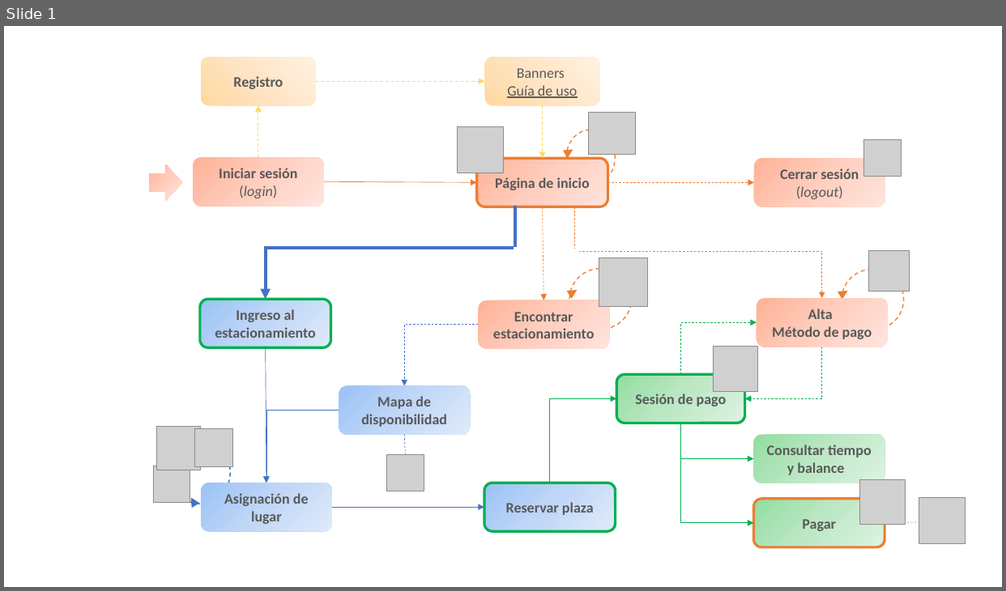
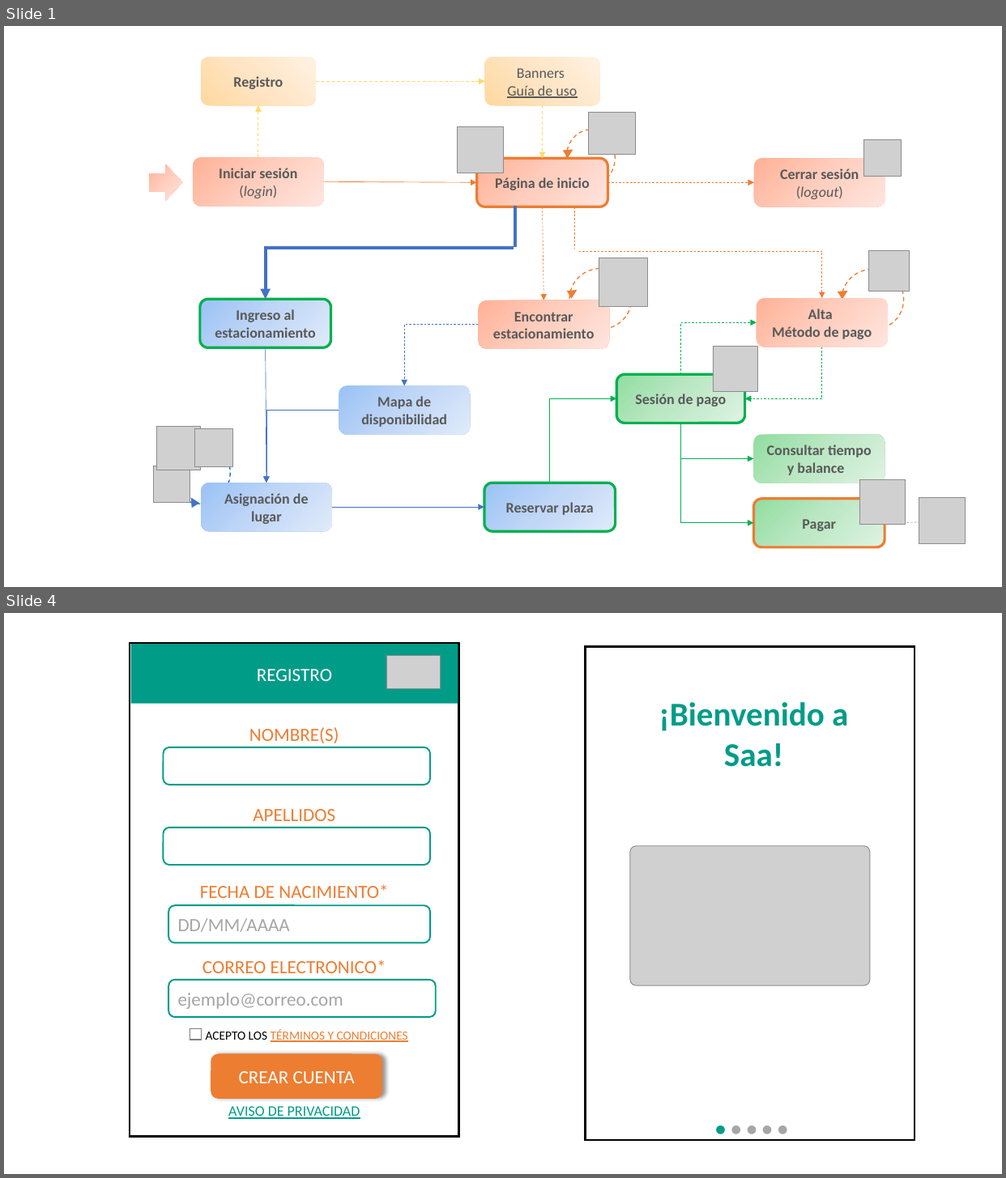
Before and after one commit to ajbeem/iotserver, a slide deck: documentation/MapaNavegacion.pptm. Shown one above the other, each under a label of ours: slide 1 before the commit, slides 1 and 4 after it; the slides between them are not shown. The pictures are 1006x591 and 1006x1178 pixels, drawn with LibreOffice and Linux fonts; fonts in the diff are those of the drawing; grey boxes stand for pictures. Boxes give left, top, right and bottom in pixels: in the first picture for what was removed or moved away, otherwise in the second. Text is boxed around its words. In the diff, an @@ line names an element or a change of style, - is before the commit and + after.

```diff
--- a/documentation/MapaNavegacion.pptm
+++ b/documentation/MapaNavegacion.pptm
@@ slide 4 added at [4,613,1002,1174], background #FFFFFF @@
@@ rectangle added at [108,658,141,663], fill #FFFFFF @@
@@ rectangle added at [115,654,147,658], fill #FFFFFF @@
@@ rectangle added at [586,647,915,1141], fill #FFFFFF, outline #000000 1.75 pt @@
@@ rectangle added at [108,669,141,674], fill #FFFFFF @@
@@ rectangle added at [108,680,141,685], fill #FFFFFF @@
@@ rectangle added at [115,666,147,670], fill #FFFFFF @@
@@ rectangle added at [115,677,147,682], fill #FFFFFF @@
@@ text added at [658,702,848,767], 32 pt, text #009C88, bold @@
+¡Bienvenido a Saa!
+● ● ● ● ●
@@ picture added at [631,845,870,986] @@
@@ rectangle added at [189,1029,201,1040], fill #FFFFFF, outline #808080 1 pt @@
@@ group added at [130,643,459,1137]: 5 rounded rectangles, 2 rectangles, 1 picture, 1 text @@
+NOMBRE(S)
+APELLIDOS
+FECHA DE NACIMIENTO*
+CORREO ELECTRONICO*
+AVISO DE PRIVACIDAD
+REGISTRO
+CREAR CUENTA
+DD/MM/AAAA
+ejemplo@correo.com
+ACEPTO LOS TÉRMINOS Y CONDICIONES
@@ slide 1 changed as well @@
@@ line removed from (404, 435) to (405, 455) @@
@@ picture removed at [387,455,424,492] @@
```
Also in this commit, not shown: 6 other slides changed, 11 other slides added.
